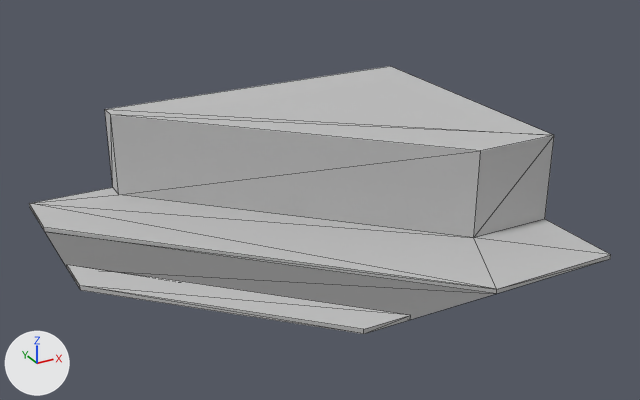
One commit to the glTF model assets/models/districts/estepa/petrol.glb: the scene before it, then after it.
One viewpoint serves both versions: a 50 mm camera at (-18.4, -23.0, 17.1) aimed at (-1.4, 7.9, 1.6). The lights are fixed; the arrows at lower left show +X, +Y and +Z. The picture after the commit comes second. Mesh edges are drawn as thin lines. Objects named as collision shapes, trigger or cutter boxes, shadow casters or lower levels of detail are left out. Where no turn or scale is listed for an object, it has been applied to the vertices.
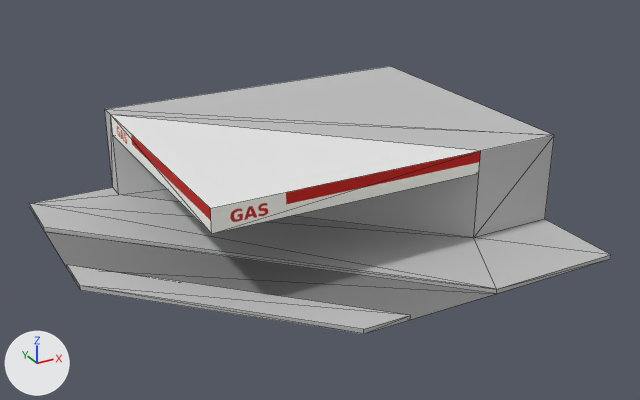
Location of each change, (x1, y1, x2, y2) in pixels of the pictures (640 x 400 px):
'Plane.001', added
    after: (111, 115, 481, 234)
    faces in mat_white (white #e7e7e7): (111, 115, 478, 208)
    faces in mat_banner (picture img_banner_petrol): (111, 116, 481, 234)

The change, as a list of edits to the scene's bpy script:
```text
Add img_banner_petrol:
    img_banner_petrol = load_image('banner_petrol', '_unpacked/banner_petrol', 1200, 100, 'sRGB')
Add mat_white:
    mat_white = principled_material('White')
    mat_white.base_color = (0.8, 0.8, 0.8)  # white #e7e7e7
    mat_white.roughness = 1.0
Add mat_banner:
    mat_banner = principled_material('Banner')
    mat_banner.texture = img_banner_petrol
    mat_banner.roughness = 1.0
Add me_plane_003:
    me_plane_003.from_pydata(...)  # 6 vertices, 6 faces; spans x -6.0..6.0, y 0.0..12.0, z -0.5..0.5
    # faces by material slot: [4, 2]
    me_plane_003.materials.append(mat_banner)  # picture img_banner_petrol
    me_plane_003.materials.append(mat_white)  # white #e7e7e7
Add ob_plane_001:
    ob_plane_001 = bpy.data.objects.new('Plane.001', me_plane_003)
    ob_plane_001.location = (-2.0, 4.0, 3.7)
```
